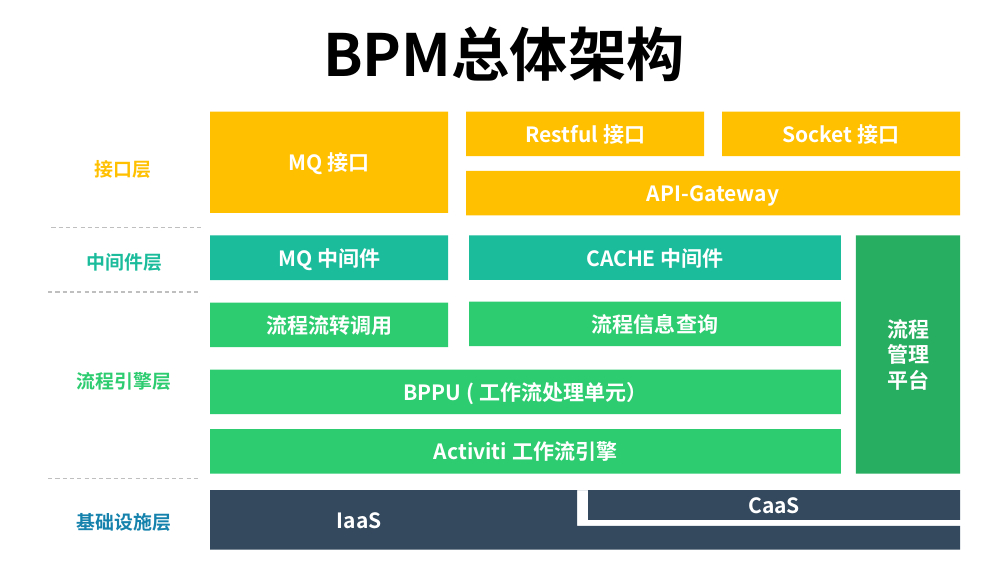
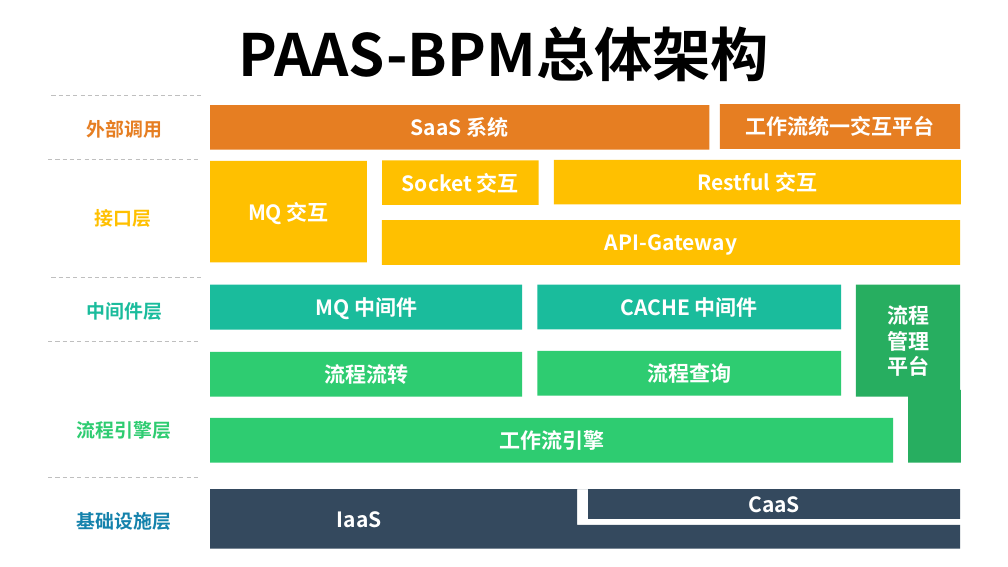
Before and after one commit to qiraosky/MyGit, a slide deck: slide 1 of paas/documents/PaaS-BPM.pptx. Drawn at 1008x567 pixels with LibreOffice and Linux fonts; fonts in the diff are those of the drawing. Boxes give left, top, right and bottom in pixels: in the first picture for what was removed or moved away, otherwise in the second. Text is boxed around its words. In the diff, an @@ line names an element or a change of style, - is before the commit and + after.

```diff
--- a/paas/documents/PaaS-BPM.pptx
+++ b/paas/documents/PaaS-BPM.pptx
@@ text at [238,26,769,82]: text changed @@
-BPM总体架构
+PAAS-BPM总体架构
@@ line added from (51, 95) to (203, 95), #BFBFBF 1 pt dashed @@
@@ rectangle added at [210,105,709,150], fill #E67E22, 20 pt, text #FFFFFF, bold @@
+SaaS 系统
@@ rectangle added at [720,104,960,149], fill #E67E22, 20 pt, text #FFFFFF, bold @@
+工作流统一交互平台
@@ text added at [87,120,163,138], 18 pt, text #E67E22, bold @@
+外部调用
@@ line added from (48, 160) to (200, 160), #BFBFBF 1 pt dashed @@
@@ rectangle "MQ 交互": place and size @@
-rectangle "MQ 交互" at [210,112,448,213]
+rectangle "MQ 交互" at [210,161,367,262]
@@ rectangle "Socket 交互": place and size @@
-rectangle "Socket 交互" at [722,112,960,157]
+rectangle "Socket 交互" at [382,160,538,205]
@@ text in rectangle at [402,173,519,193]: text changed @@
-Socket 接口
+Socket 交互
@@ rectangle "Restful 交互": place and size @@
-rectangle "Restful 交互" at [467,112,705,157]
+rectangle "Restful 交互" at [554,160,961,204]
@@ text in rectangle at [697,172,817,192]: text changed @@
-Restful 接口
+Restful 交互
@@ text in rectangle at [248,202,329,225]: text changed @@
-MQ 接口
+MQ 交互
@@ rectangle "API-Gateway": place and size @@
-rectangle "API-Gateway" at [467,171,961,216]
+rectangle "API-Gateway" at [382,220,960,265]
@@ 3 texts, 2 lines: place and size @@
-3 texts, 2 lines at [48,160,203,390]
+3 texts, 2 lines at [48,209,203,439]
@@ rectangle "MQ 中间件": place and size @@
-rectangle "MQ 中间件" at [210,235,448,280]
+rectangle "MQ 中间件" at [210,285,523,330]
@@ rectangle "CACHE 中间件": place and size @@
-rectangle "CACHE 中间件" at [470,235,842,280]
+rectangle "CACHE 中间件" at [538,285,842,330]
@@ rectangle "流程 管理": place and size @@
-rectangle "流程 管理" at [856,235,960,473]
+rectangle "流程 管理" at [856,285,960,397]
@@ rectangle "流程流转": place and size @@
-rectangle "流程流转" at [210,302,448,347]
+rectangle "流程流转" at [210,352,523,397]
@@ rectangle "流程查询": place and size @@
-rectangle "流程查询" at [470,302,842,346]
+rectangle "流程查询" at [538,351,842,395]
@@ rectangle removed at [210,370,841,414] @@
-BPPU ( 工作流处理单元）
@@ text in rectangle at [324,364,408,384]: text changed @@
-流程流转调用
+流程流转
@@ text in rectangle at [647,363,731,383]: text changed @@
-流程信息查询
+流程查询
@@ rectangle "工作流引擎": place and size @@
-rectangle "工作流引擎" at [210,430,841,474]
+rectangle "工作流引擎" at [210,418,893,463]
@@ rectangle added at [908,390,961,463], fill #27AE60 @@
@@ text in rectangle at [499,430,604,450]: text changed @@
-Activiti 工作流引擎
+工作流引擎
```
Also in this commit, not shown: 1 other slide changed.
